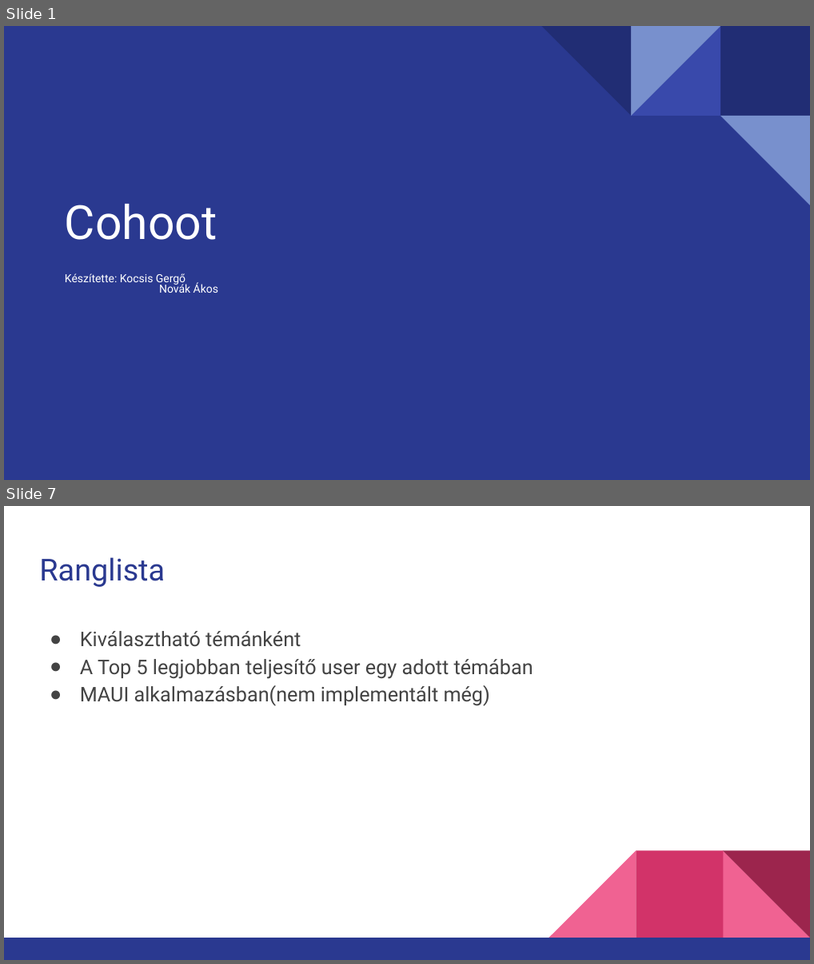
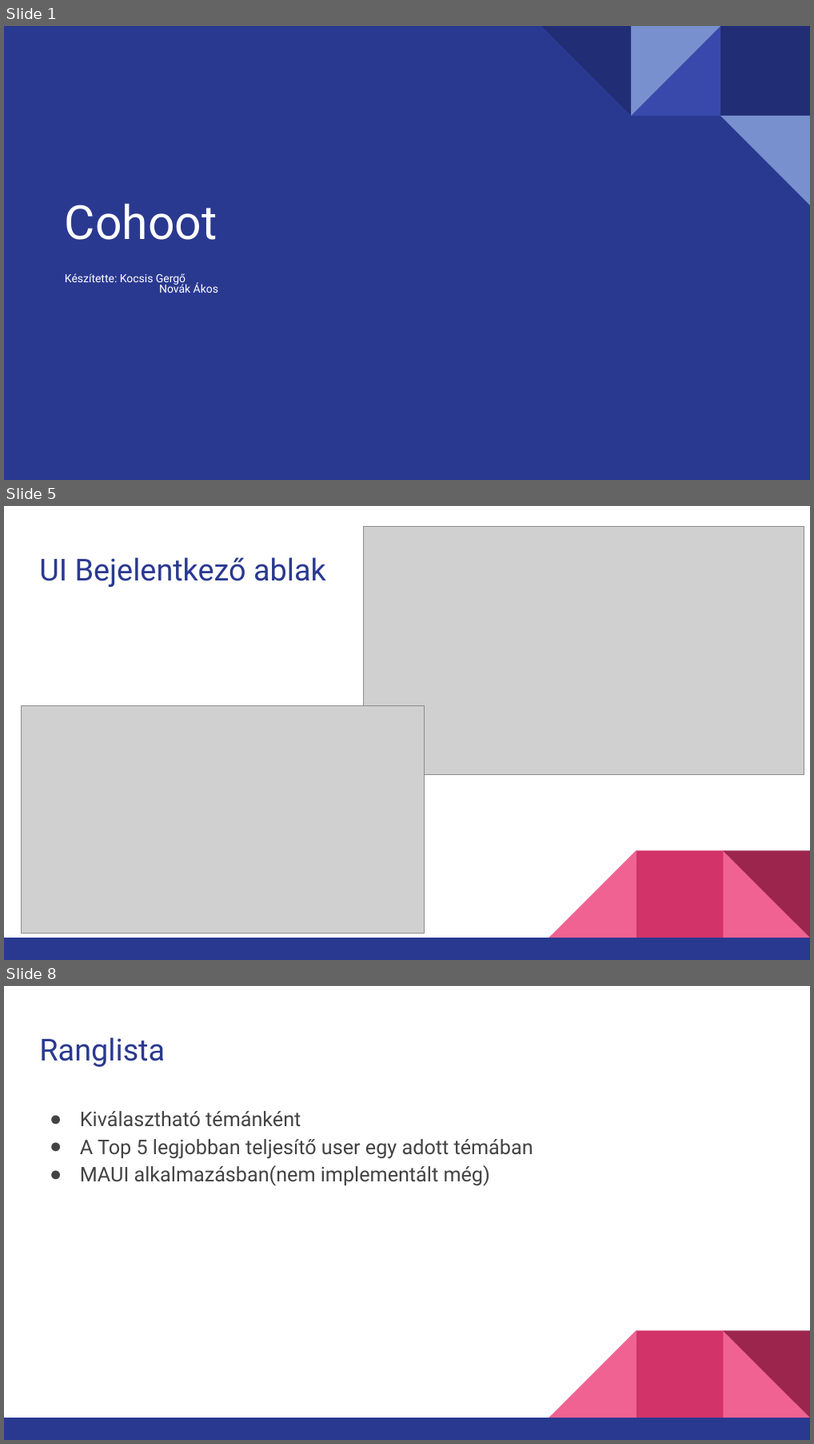
Before and after one commit to kocsisg1/cohoot, a slide deck: Cohoot.pptx. Shown one above the other, each under a label of ours: slides 1 and 7 before the commit, slides 1, 5 and 8 after it; the slides between them are not shown. The pictures are 814x964 and 814x1444 pixels, drawn with LibreOffice and Linux fonts; fonts in the diff are those of the drawing; grey boxes stand for pictures. Boxes give left, top, right and bottom in pixels: in the first picture for what was removed or moved away, otherwise in the second. Text is boxed around its words. In the diff, an @@ line names an element or a change of style, - is before the commit and + after.

```diff
--- a/Cohoot.pptx
+++ b/Cohoot.pptx
@@ slide 5 added at [4,506,810,960], background #FFFFFF; not listed: 5 template elements that a slide beside it also shows @@
@@ picture added at [364,527,805,776] @@
@@ title added at [39,557,326,587], 27 pt, text #2A3990 @@
+UI Bejelentkező ablak
@@ picture added at [21,706,424,932] @@
@@ what was slide 7 is now slide 8 @@
```
Also in this commit, not shown: 4 slides changed, 7 other slides added, 5 slides removed.
